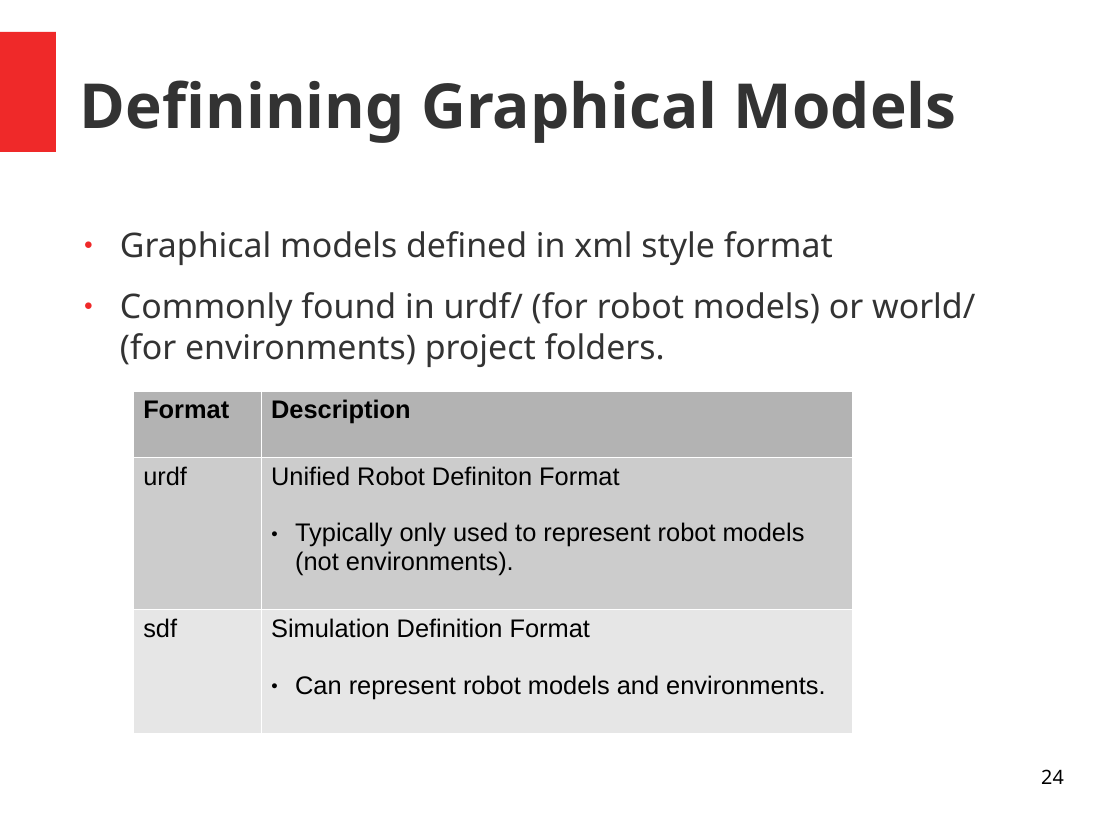
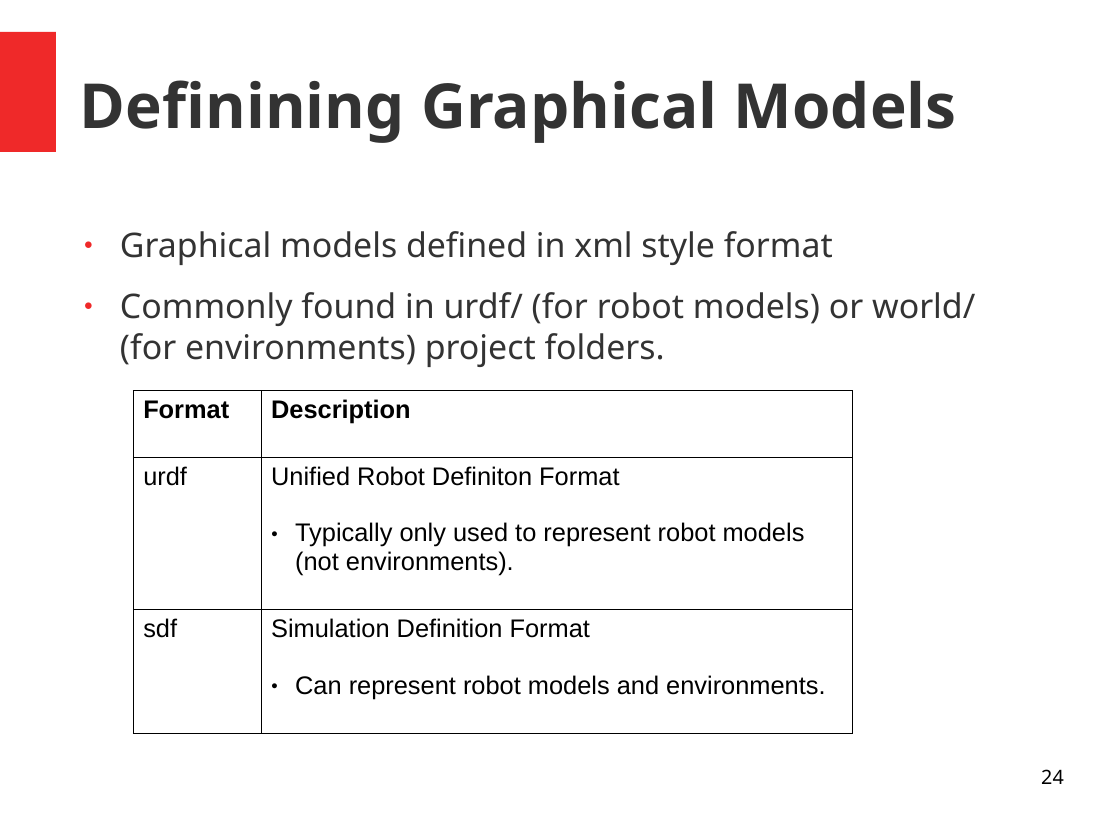
Before and after one commit to comp417-fall2019-tutorials/ros_tutorial, a slide deck: slide 24 of slides/Ros_Tutorial.odp. Drawn at 1120x840 pixels with LibreOffice and Linux fonts; fonts in the diff are those of the drawing; background and template pictures are left out. Boxes give left, top, right and bottom in pixels: in the first picture for what was removed or moved away, otherwise in the second. Text is boxed around its words. In the diff, an @@ line names an element or a change of style, - is before the commit and + after.

```diff
--- a/slides/Ros_Tutorial.odp
+++ b/slides/Ros_Tutorial.odp
@@ table at <box>133,391,853,734</box> @@
@@ fill #B3B3B3 to none in row 1 @@
@@ fill #CCCCCC to none in row 2 @@
@@ fill #E6E6E6 to none in row 3 @@
@@ borders changed @@
```
Also in this commit, not shown: 11 other slides changed, 1 other file.
